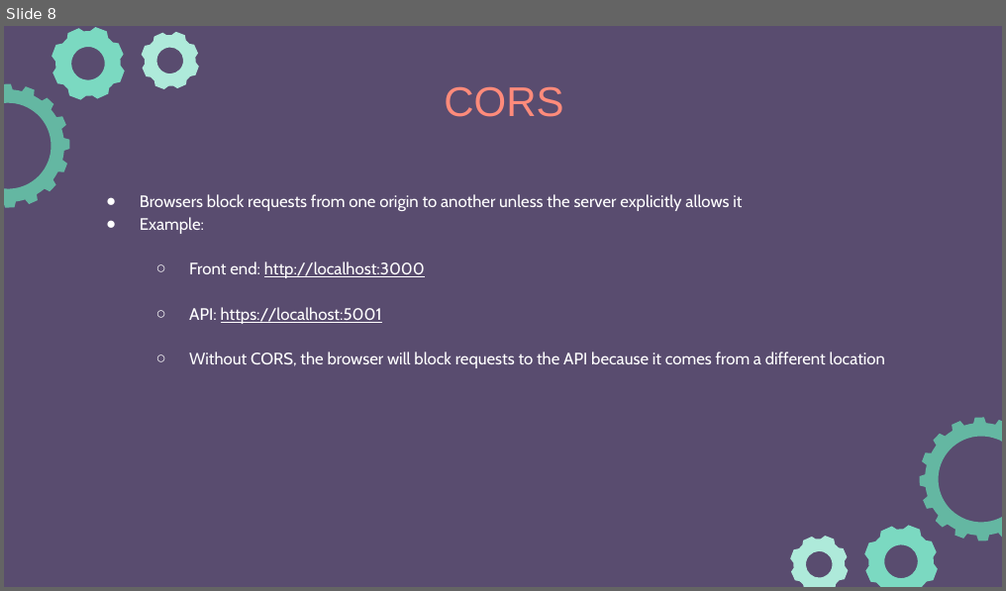
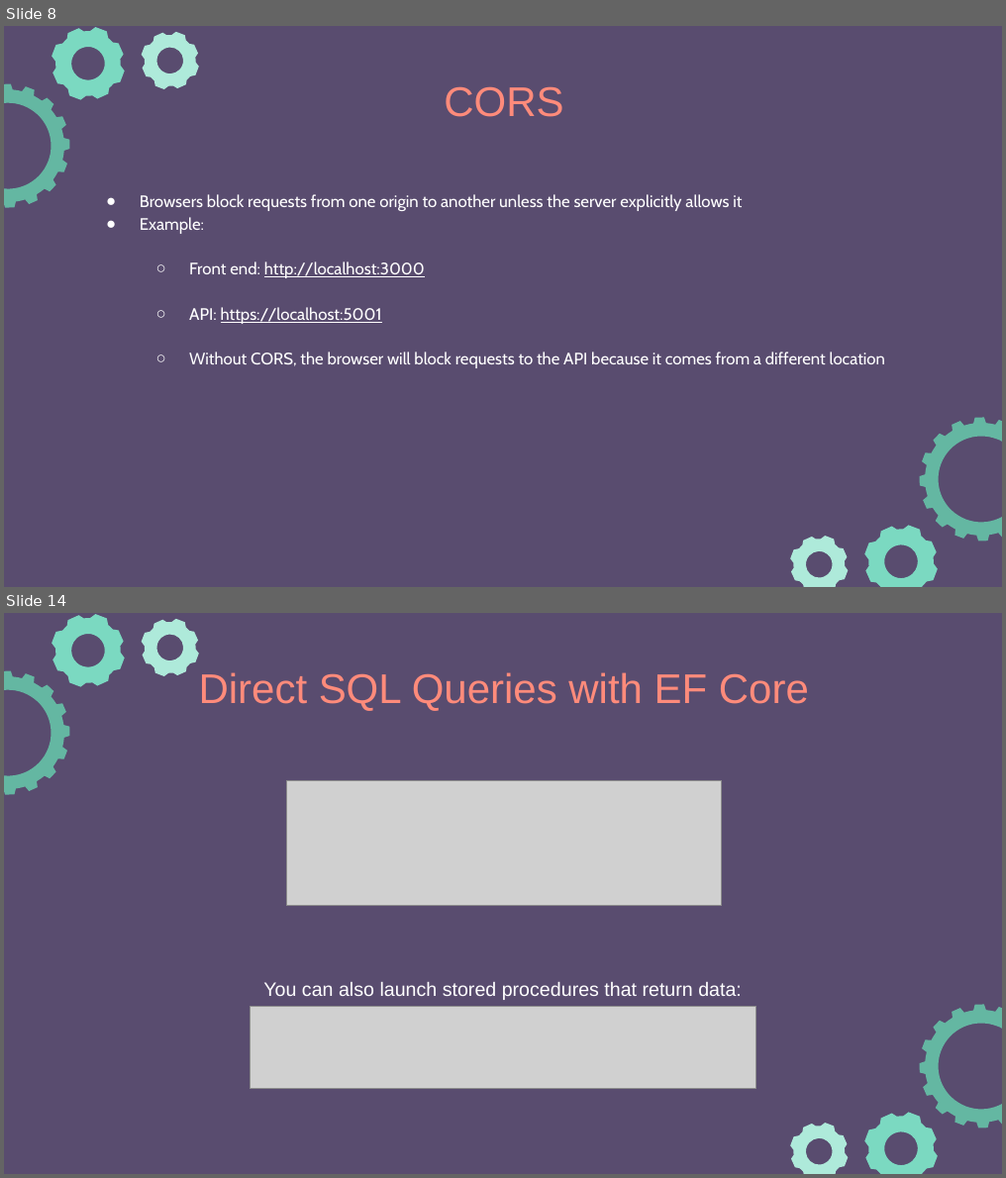
Before and after one commit to e-m-wilson/dotnet, a slide deck: Resources-Notes-Ppts/ASP-NET-Identity/ASPNET_Identity.pptx. Shown one above the other, each under a label of ours: slide 8 before the commit, slides 8 and 14 after it; the slides between them are not shown. The pictures are 1006x591 and 1006x1178 pixels, drawn with LibreOffice and Linux fonts; fonts in the diff are those of the drawing; grey boxes stand for pictures. Boxes give left, top, right and bottom in pixels: in the first picture for what was removed or moved away, otherwise in the second. Text is boxed around its words. In the diff, an @@ line names an element or a change of style, - is before the commit and + after.

```diff
--- a/Resources-Notes-Ppts/ASP-NET-Identity/ASPNET_Identity.pptx
+++ b/Resources-Notes-Ppts/ASP-NET-Identity/ASPNET_Identity.pptx
@@ slide 14 added at box(4, 613, 1002, 1174), background #594C6F; not listed: 6 template elements that a slide beside it also shows @@
@@ title added at box(199, 672, 809, 711), 30 pt, text #FF8B7B @@
+Direct SQL Queries with EF Core
@@ picture added at box(286, 780, 722, 905) @@
@@ text added at box(263, 982, 742, 1000), 14 pt, text #FFFFFF @@
+You can also launch stored procedures that return data:
@@ picture added at box(250, 1006, 755, 1089) @@
```
Also in this commit, not shown: 1 slide changed, 4 other slides added.
